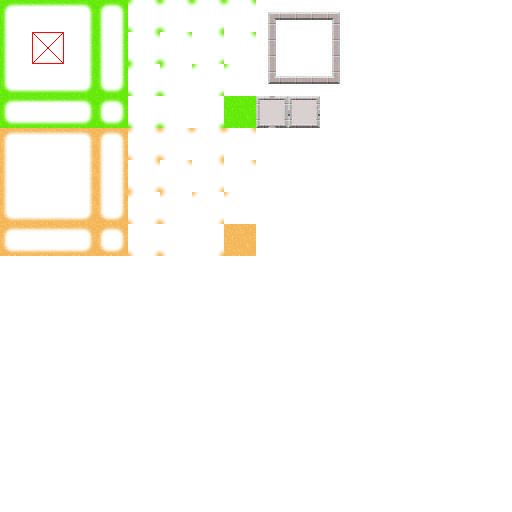
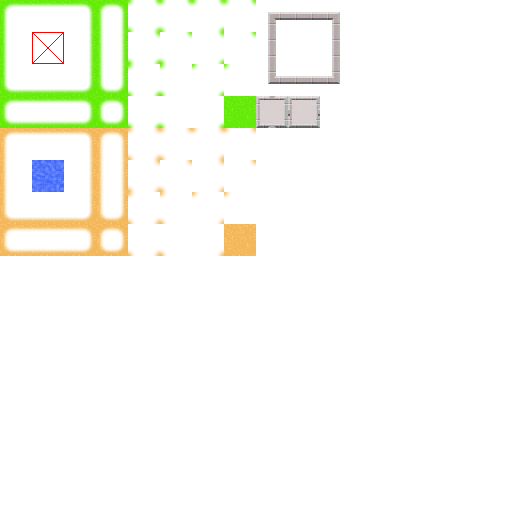
Layered file, before and after one edit (512px x 512px). Changes by layer:
added layer "water" above "airlocks" over [32, 160, 64, 192]
